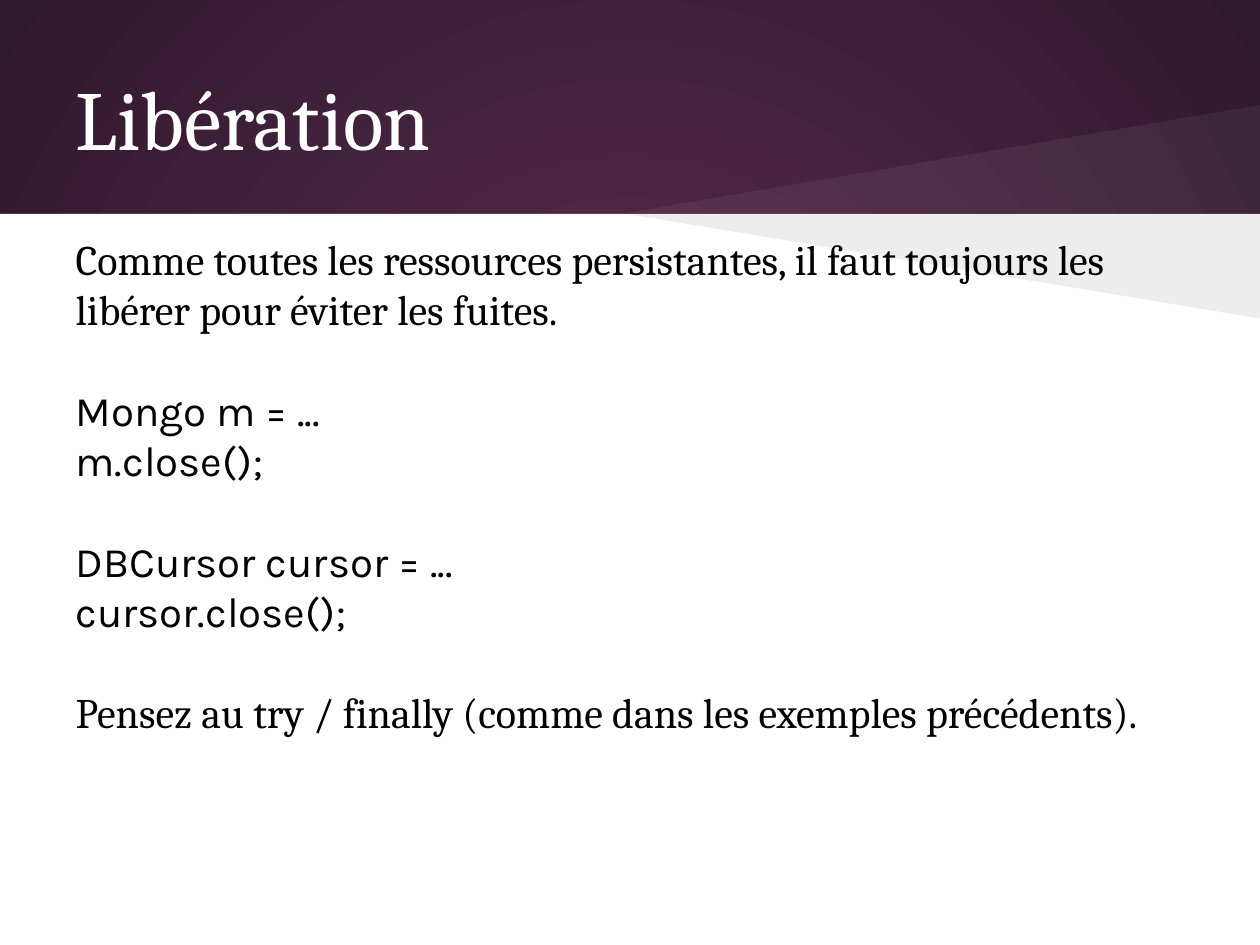
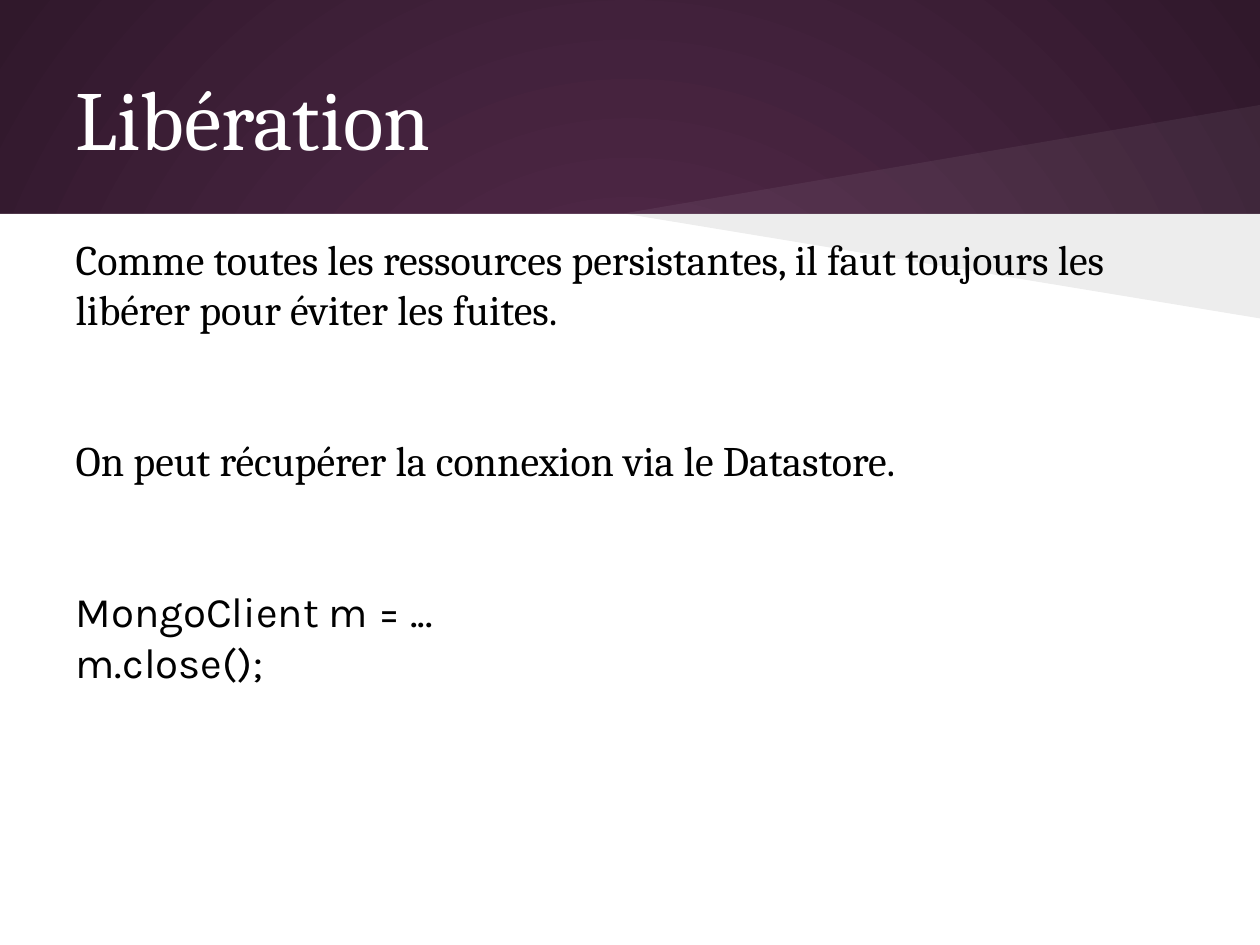
Before and after one commit to olivier-pitton/dant, a slide deck: slide 24 of mongodb/Cours_NoSQL.pptx (slide 25 before the commit). Drawn at 1260x945 pixels with LibreOffice and Linux fonts; fonts in the diff are those of the drawing. Boxes give left, top, right and bottom in pixels: in the first picture for what was removed or moved away, otherwise in the second. Text is boxed around its words. In the diff, an @@ line names an element or a change of style, - is before the commit and + after.

Commit message:
update mongodb

```diff
--- a/mongodb/Cours_NoSQL.pptx
+++ b/mongodb/Cours_NoSQL.pptx
@@ text at bbox=[76, 446, 895, 638]: text changed; font Karla to Cambria @@
-Mongo m = ...
+On peut récupérer la connexion via le Datastore.
+MongoClient m = ...
@@ text at bbox=[76, 550, 1137, 737]: paragraphs removed @@
-DBCursor cursor = ...
-cursor.close();
-Pensez au try / finally (comme dans les exemples précédents).
```
Also in this commit, not shown: 10 other slides changed, 5 slides added, 12 slides removed, 5 other files.
